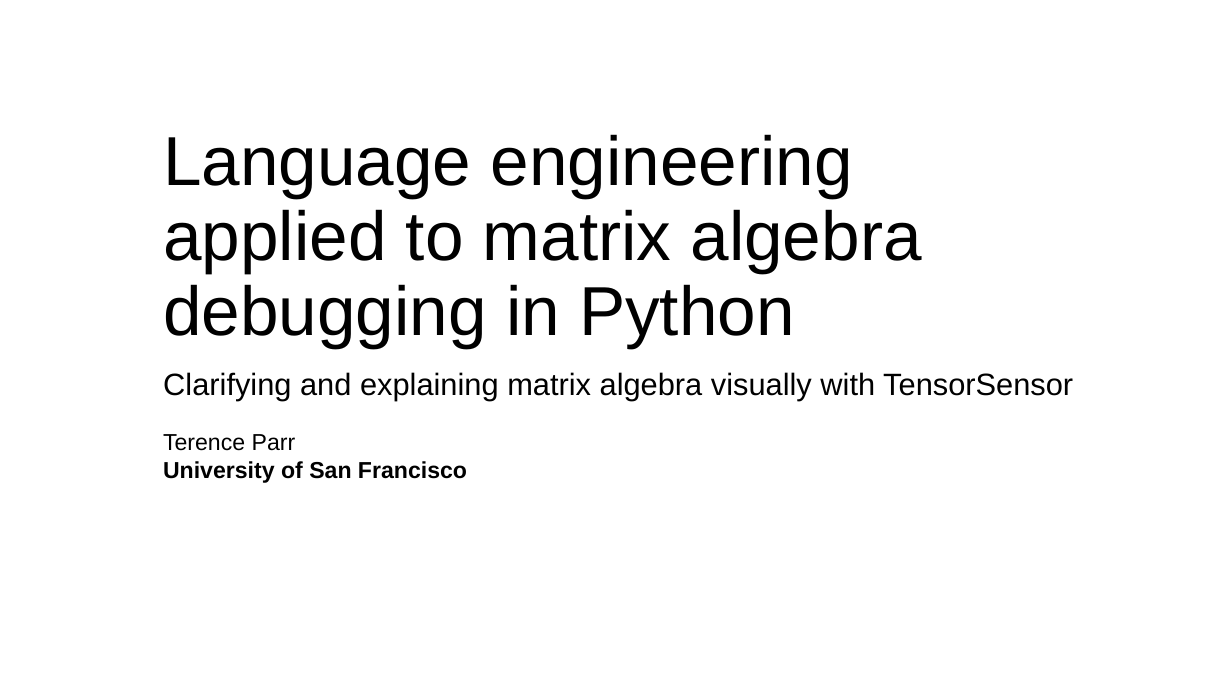
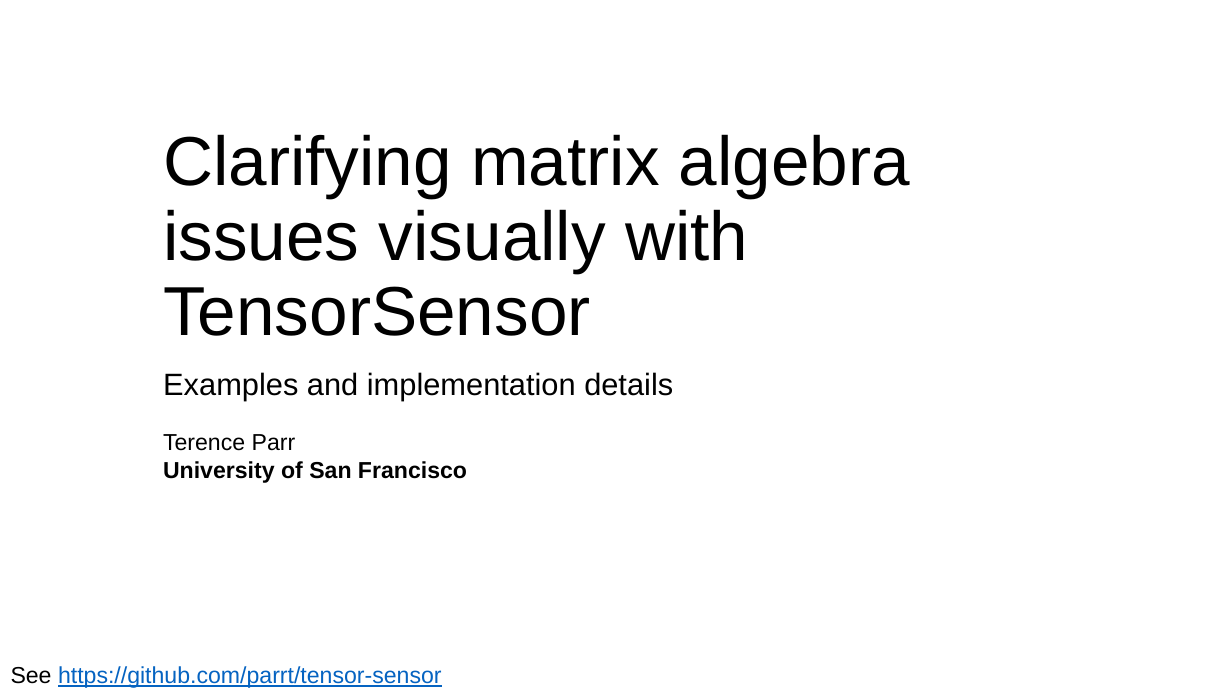
Before and after one commit to parrt/tensor-sensor, a slide deck: slide 1 of talks/tensor-sensor.pptx. Drawn at 1232x693 pixels with LibreOffice and Linux fonts; fonts in the diff are those of the drawing; background and template pictures are left out. Boxes give left, top, right and bottom in pixels: in the first picture for what was removed or moved away, otherwise in the second. Text is boxed around its words. In the diff, an @@ line names an element or a change of style, - is before the commit and + after.

Commit message:
update talk

```diff
--- a/talks/tensor-sensor.pptx
+++ b/talks/tensor-sensor.pptx
@@ title at bbox=[163, 134, 910, 336]: text changed @@
-Language engineering applied to matrix algebra debugging in Python
+Clarifying matrix algebra issues visually with TensorSensor
@@ subtitle at bbox=[163, 372, 673, 400]: text changed @@
-Clarifying and explaining matrix algebra visually with TensorSensor
+Examples and implementation details
@@ text added at bbox=[11, 666, 442, 688], 18 pt, text #0563C1, underline @@
+See https://github.com/parrt/tensor-sensor
```
Also in this commit, not shown: 1 other slide changed, 2 slides added, 2 slides removed, 2 other files.
